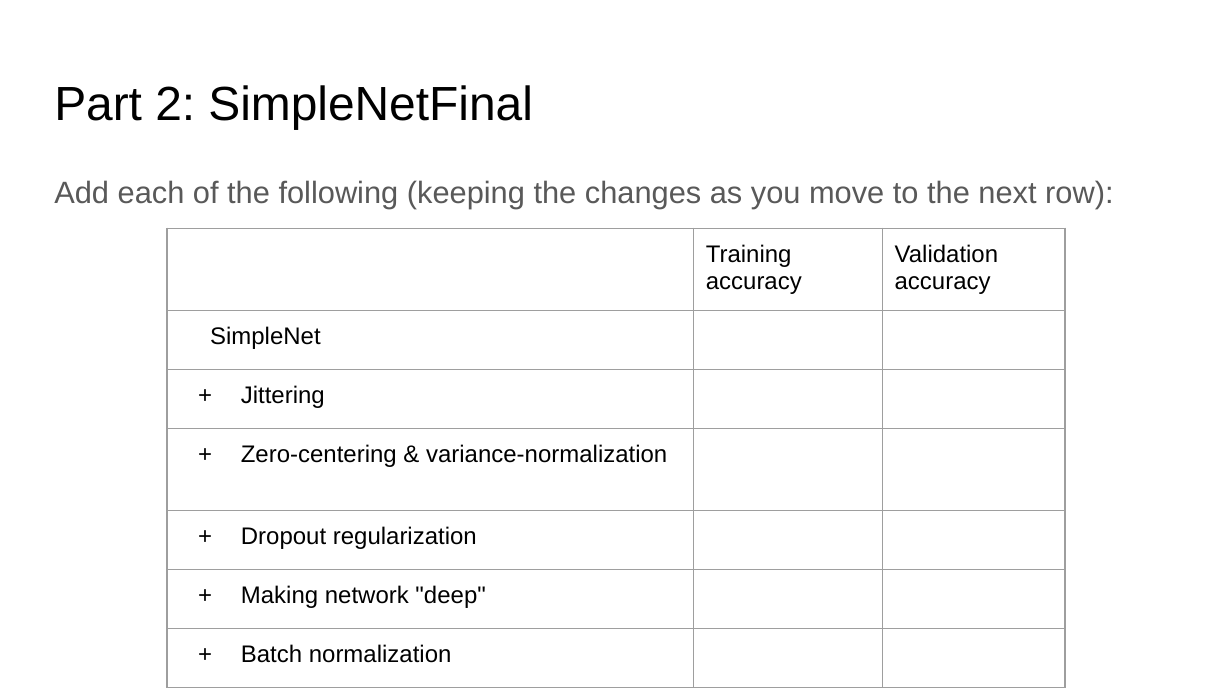
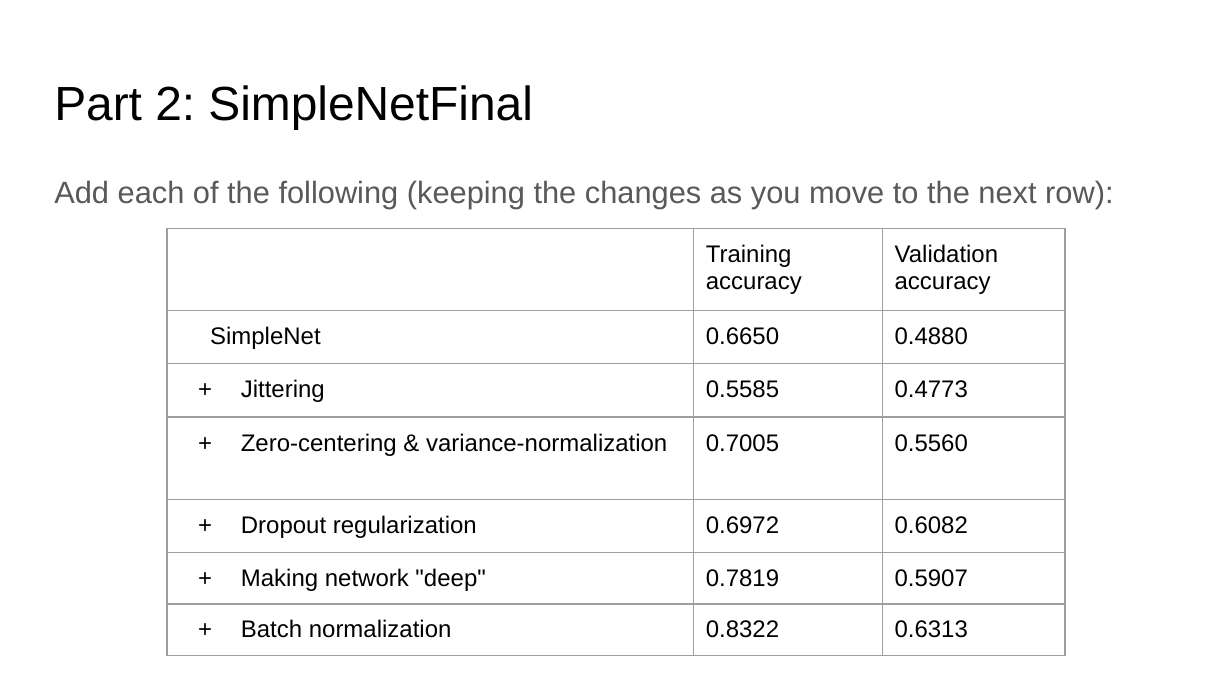
Before and after one commit to bojunyang24/CS6476, a slide deck: slide 3 of proj5/proj5_report.pptx. Drawn at 1232x693 pixels with LibreOffice and Linux fonts; fonts in the diff are those of the drawing. Boxes give left, top, right and bottom in pixels: in the first picture for what was removed or moved away, otherwise in the second. Text is boxed around its words. In the diff, an @@ line names an element or a change of style, - is before the commit and + after.

```diff
--- a/proj5/proj5_report.pptx
+++ b/proj5/proj5_report.pptx
@@ table at (168, 228, 1064, 659) @@
-row 2, column 2: 
+row 2, column 2: 0.6650
-row 2, column 3: 
+row 2, column 3: 0.4880
-row 3, column 2: 
+row 3, column 2: 0.5585
-row 3, column 3: 
+row 3, column 3: 0.4773
-row 4, column 2: 
+row 4, column 2: 0.7005
-row 4, column 3: 
+row 4, column 3: 0.5560
-row 5, column 2: 
+row 5, column 2: 0.6972
-row 5, column 3: 
+row 5, column 3: 0.6082
-row 6, column 2: 
+row 6, column 2: 0.7819
-row 6, column 3: 
+row 6, column 3: 0.5907
-row 7, column 2: 
+row 7, column 2: 0.8322
-row 7, column 3: 
+row 7, column 3: 0.6313
```
Also in this commit, not shown: 7 other slides changed, 13 other files.
